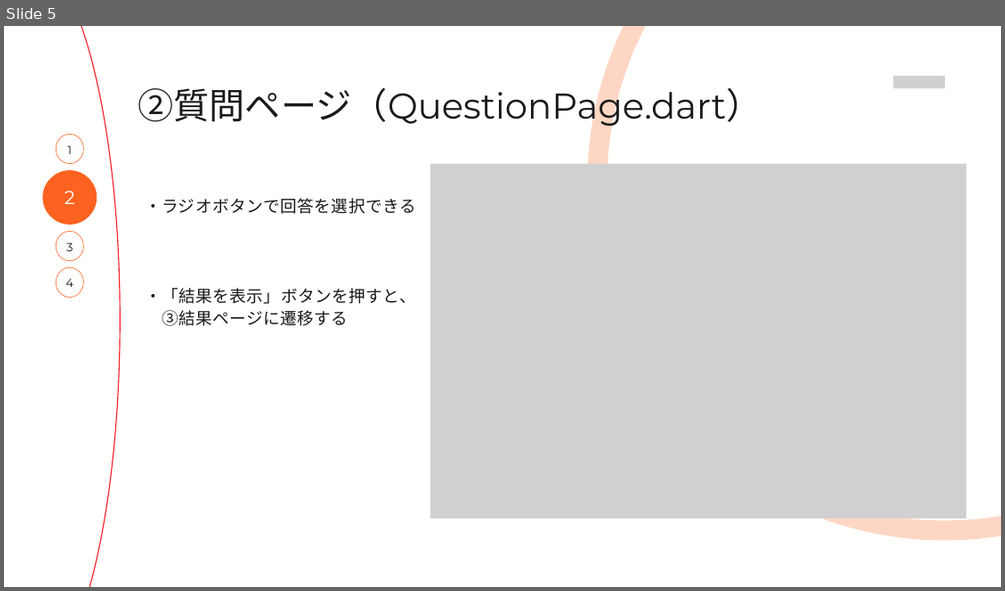
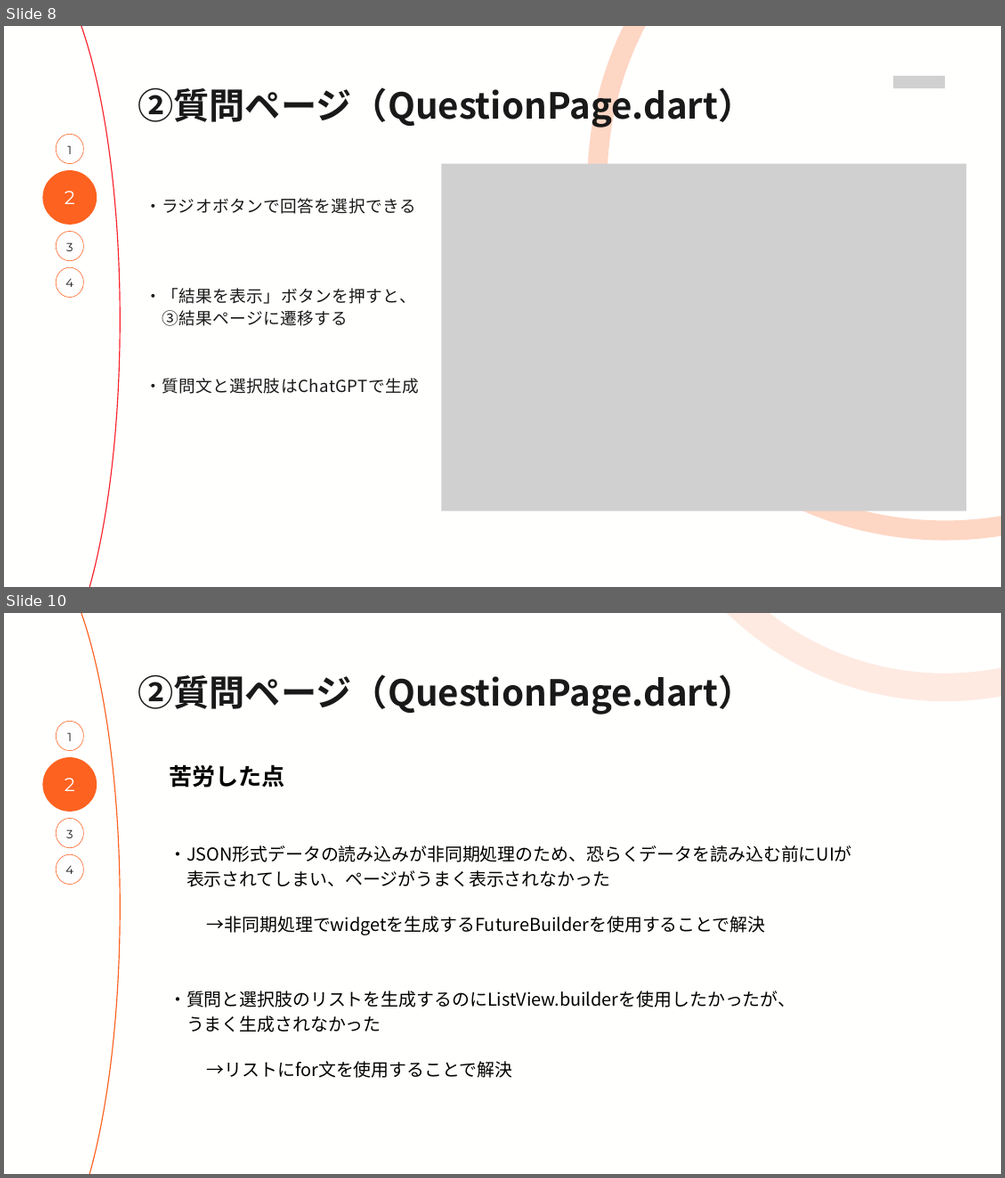
Before and after one commit to runam00/flutterMock, a slide deck: プレゼン資料.pptx. Shown one above the other, each under a label of ours: slide 5 before the commit, slides 8 and 10 after it; the slides between them are not shown. The pictures are 1005x591 and 1005x1178 pixels, drawn with LibreOffice and Linux fonts; fonts in the diff are those of the drawing; grey boxes stand for pictures. Boxes give left, top, right and bottom in pixels: in the first picture for what was removed or moved away, otherwise in the second. Text is boxed around its words. In the diff, an @@ line names an element or a change of style, - is before the commit and + after.

Commit message:
完成したプレゼン資料を追加

```diff
--- a/プレゼン資料.pptx
+++ b/プレゼン資料.pptx
@@ slide 10 added at bbox=[4, 613, 1001, 1174], background #FFFFFE @@
@@ freeform shape added at bbox=[4, 613, 120, 1174], outline #FD6220 1.5 pt @@
@@ freeform shape added at bbox=[645, 613, 1001, 687], outline #FD6220 40.5 pt @@
@@ text added at bbox=[138, 674, 753, 714], 51.7 pt, text #191919, bold @@
+②質問ページ（QuestionPage.dart）
@@ freeform shape added at bbox=[56, 722, 84, 751], fill #FFFEFE, outline #FD6220 0.75 pt @@
@@ text added at bbox=[67, 732, 72, 741], 17 pt, text #191919 @@
+1
@@ freeform shape added at bbox=[43, 757, 97, 811], fill #FD6220 @@
@@ text added at bbox=[169, 764, 285, 787], 33.6 pt, text #000000, bold @@
+苦労した点
@@ text added at bbox=[65, 778, 75, 791], 27 pt, text #FFFEFE @@
+2
@@ freeform shape added at bbox=[56, 818, 84, 847], fill #FFFEFE, outline #FD6220 0.75 pt @@
@@ text added at bbox=[66, 829, 73, 838], 17 pt, text #191919 @@
+3
@@ text added at bbox=[169, 845, 852, 887], 25.6 pt, text #000000 @@
+・JSON形式データの読み込みが非同期処理のため、恐らくデータを読み込む前にUIが
+表示されてしまい、ページがうまく表示されなかった
@@ freeform shape added at bbox=[56, 854, 84, 884], fill #FFFEFE, outline #FD6220 0.75 pt @@
@@ text added at bbox=[65, 866, 73, 874], 17 pt, text #191919 @@
+4
@@ text added at bbox=[207, 916, 766, 935], 25.6 pt, text #000000 @@
+→非同期処理でwidgetを生成するFutureBuilderを使用することで解決
@@ text added at bbox=[169, 990, 795, 1032], 25.6 pt, text #000000 @@
+・質問と選択肢のリストを生成するのにListView.builderを使用したかったが、
+うまく生成されなかった
@@ text added at bbox=[207, 1061, 513, 1078], 25.6 pt, text #000000 @@
+→リストにfor文を使用することで解決
@@ what was slide 5 is now slide 8 @@
@@ slide 8 changed as well @@
@@ text "②質問ページ（QuestionPage.dart）" at bbox=[138, 82, 753, 128]: font Montserrat to Noto Sans CJK JP, bold on @@
@@ picture: place and size @@
-picture at bbox=[430, 164, 966, 518]
+picture at bbox=[441, 164, 966, 511]
@@ text "・ラジオボタンで回答を選択できる" at bbox=[145, 198, 416, 214]: font Calibri to Noto Sans CJK JP @@
@@ text added at bbox=[145, 378, 419, 394], 24 pt, text #191919 @@
+・質問文と選択肢はChatGPTで生成
```
Also in this commit, not shown: 6 other slides changed, 7 other slides added.
